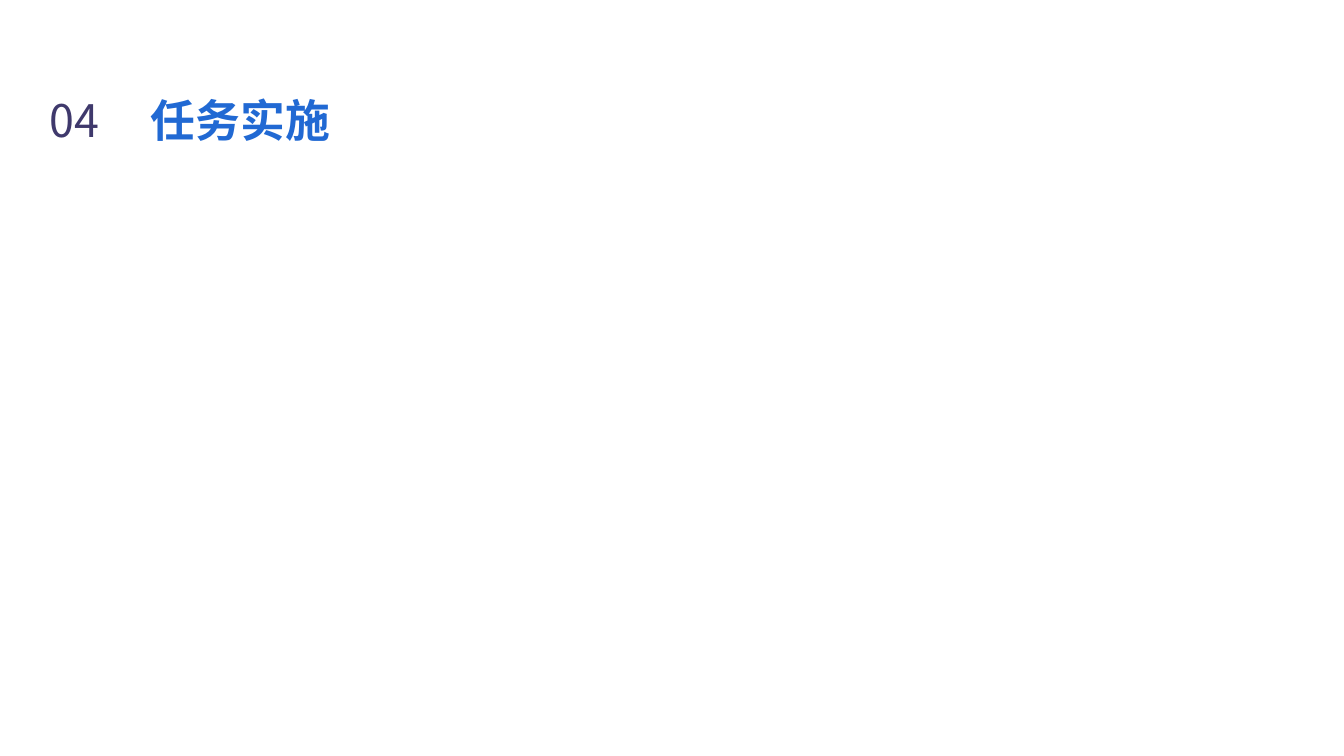
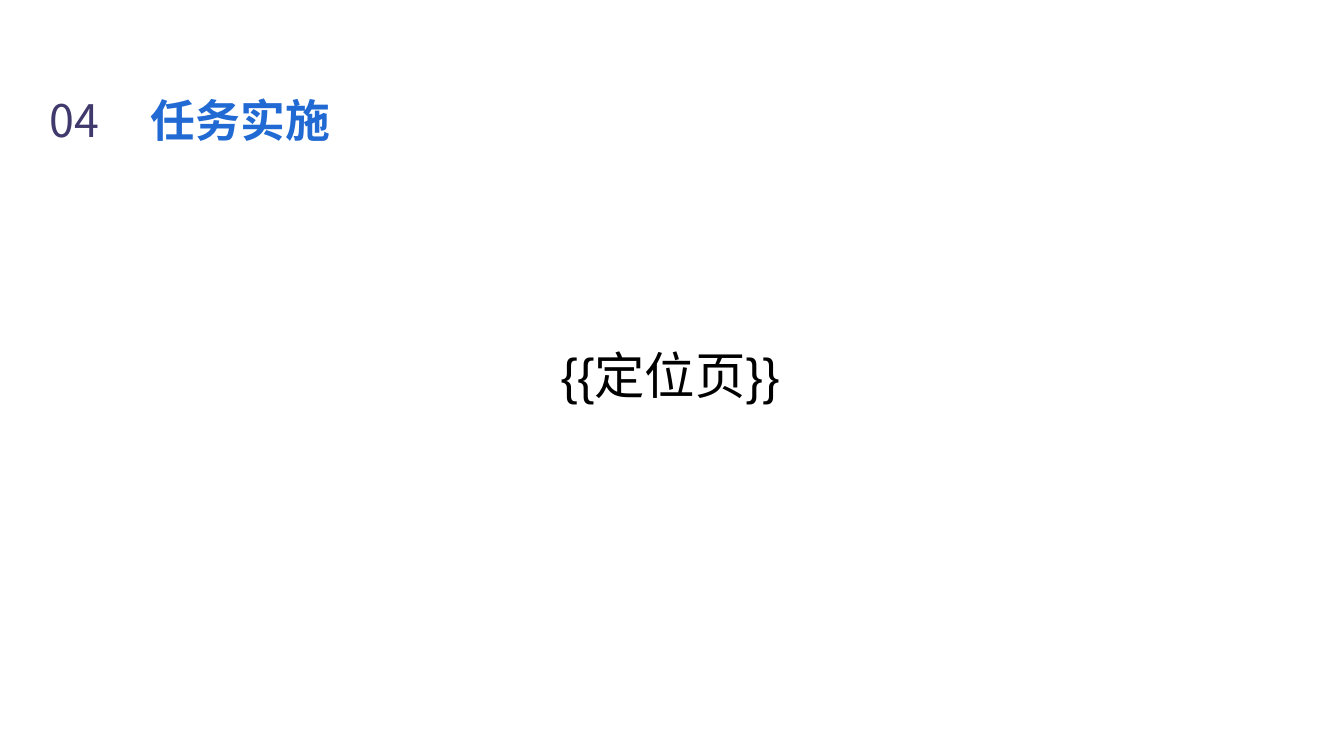
Before and after one commit to Silence1628/Ai_PPT, a slide deck: slide 12 of PPT_Framework/templates/template.pptx. Drawn at 1344x756 pixels with LibreOffice and Linux fonts; fonts in the diff are those of the drawing; background and template pictures are left out. Boxes give left, top, right and bottom in pixels: in the first picture for what was removed or moved away, otherwise in the second. Text is boxed around its words. In the diff, an @@ line names an element or a change of style, - is before the commit and + after.

```diff
--- a/PPT_Framework/templates/template.pptx
+++ b/PPT_Framework/templates/template.pptx
@@ text added at box(561, 354, 779, 404), 36 pt, text #000000 @@
+{{定位页}}
```
Also in this commit, not shown: 1 other slide changed, 23 other files.
